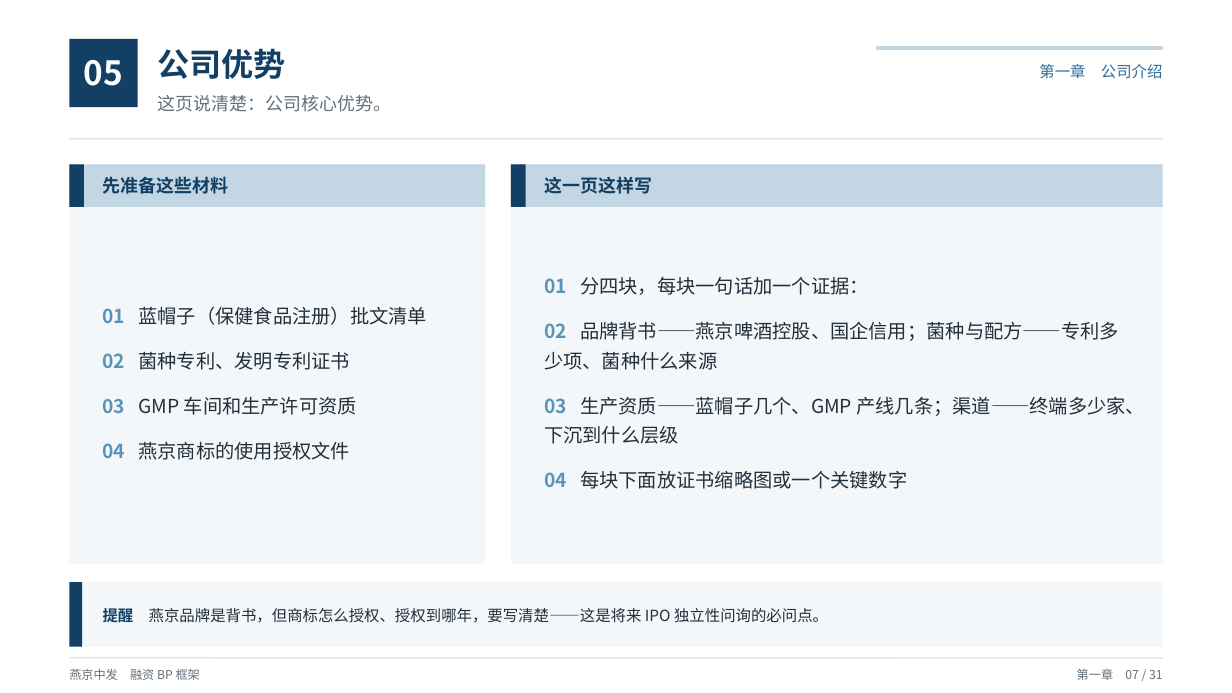
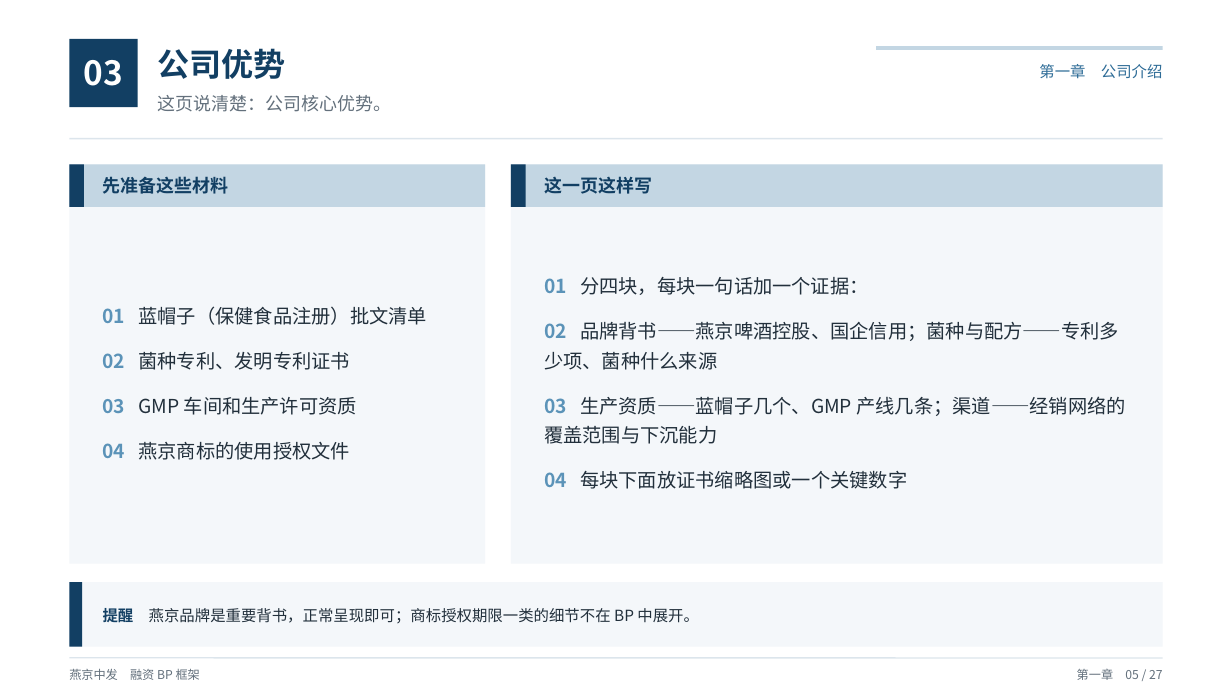
Before and after one commit to xid013-ux/JXD, a slide deck: slide 6 of output/BP框架/燕京中发融资BP框架（教学版）.pptx (slide 8 before the commit). Drawn at 1232x693 pixels with LibreOffice and Linux fonts; fonts in the diff are those of the drawing. Boxes give left, top, right and bottom in pixels: in the first picture for what was removed or moved away, otherwise in the second. Text is boxed around its words. In the diff, an @@ line names an element or a change of style, - is before the commit and + after.

```diff
--- a/output/BP框架/燕京中发融资BP框架（教学版）.pptx
+++ b/output/BP框架/燕京中发融资BP框架（教学版）.pptx
@@ text at (84,60,123,86): text changed @@
-05
+03
@@ text at (544,396,1125,444): text changed @@
-03 生产资质——蓝帽子几个、GMP 产线几条；渠道——终端多少家、下沉到什么层级
+03 生产资质——蓝帽子几个、GMP 产线几条；渠道——经销网络的覆盖范围与下沉能力
@@ text at (103,606,699,626): text changed @@
-提醒 燕京品牌是背书，但商标怎么授权、授权到哪年，要写清楚——这是将来 IPO 独立性问询的必问点。
+提醒 燕京品牌是重要背书，正常呈现即可；商标授权期限一类的细节不在 BP 中展开。
@@ text at (1077,669,1162,680): text changed @@
-第一章 07 / 31
+第一章 05 / 27
```
Also in this commit, not shown: 27 other slides changed, 4 slides removed, 5 other files.
